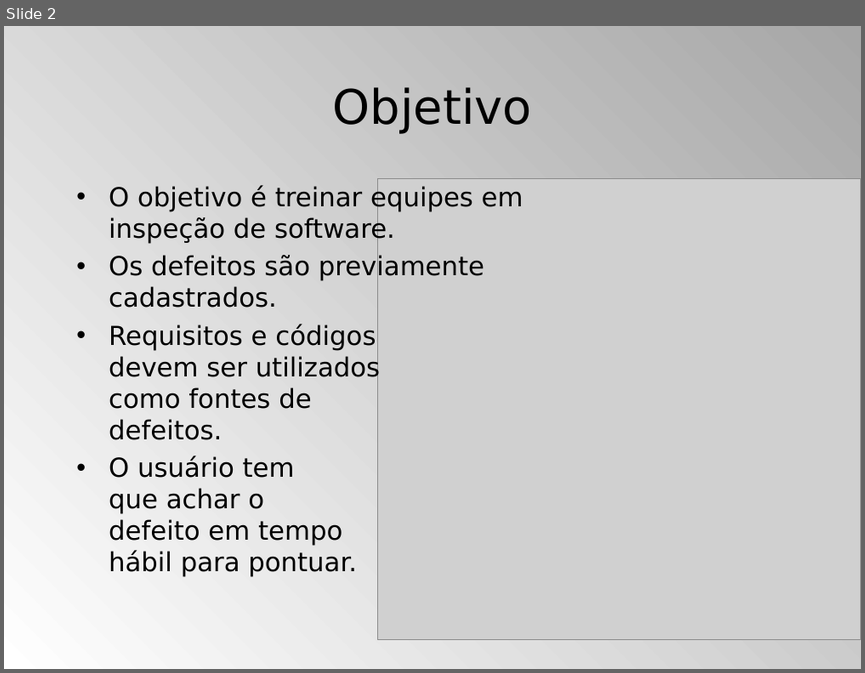
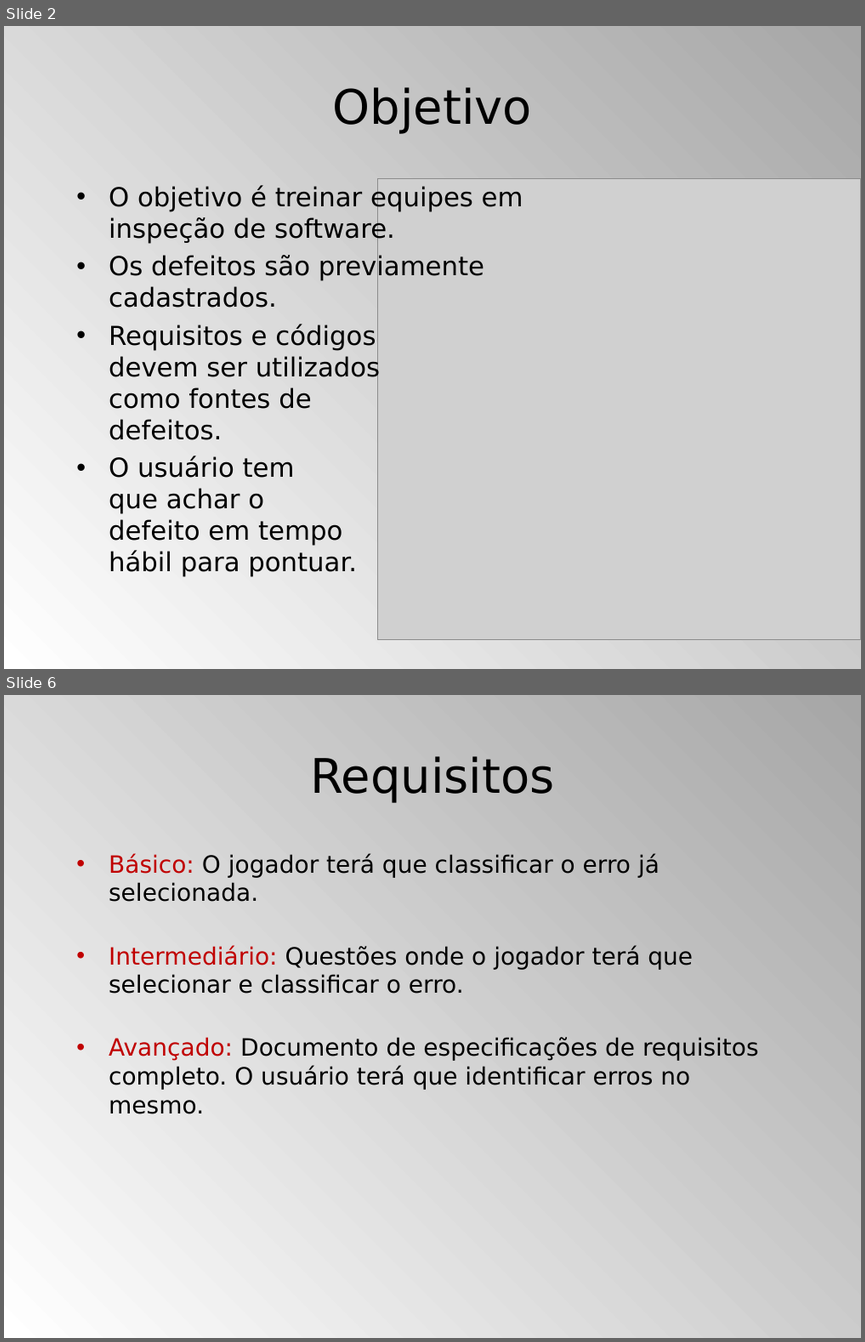
Before and after one commit to ms-uerj/appcodeinspector, a slide deck: Resources/Documentos/Terceiro Seminário.ppt. Shown one above the other, each under a label of ours: slide 2 before the commit, slides 2 and 6 after it; the slides between them are not shown. The pictures are 865x673 and 865x1342 pixels, drawn with LibreOffice and Linux fonts; fonts in the diff are those of the drawing; grey boxes stand for pictures. Boxes give left, top, right and bottom in pixels: in the first picture for what was removed or moved away, otherwise in the second. Text is boxed around its words. In the diff, an @@ line names an element or a change of style, - is before the commit and + after.

```diff
--- a/Resources/Documentos/Terceiro Seminário.ppt
+++ b/Resources/Documentos/Terceiro Seminário.ppt
@@ slide 6 added at (4,695,861,1338), background gradient #FFFFFF to #A6A6A6 @@
@@ title added at (310,756,554,803), 40 pt, text #000000 @@
+Requisitos
@@ text added at (109,853,759,1114), 20 pt, text #000000 @@
+• Básico: O jogador terá que classificar o erro já selecionada.
+• Intermediário: Questões onde o jogador terá que selecionar e classificar o erro.
+• Avançado: Documento de especificações de requisitos completo. O usuário terá que identificar erros no mesmo.
```
Also in this commit, not shown: 3 slides changed, 5 other slides added, 1 slide removed.
